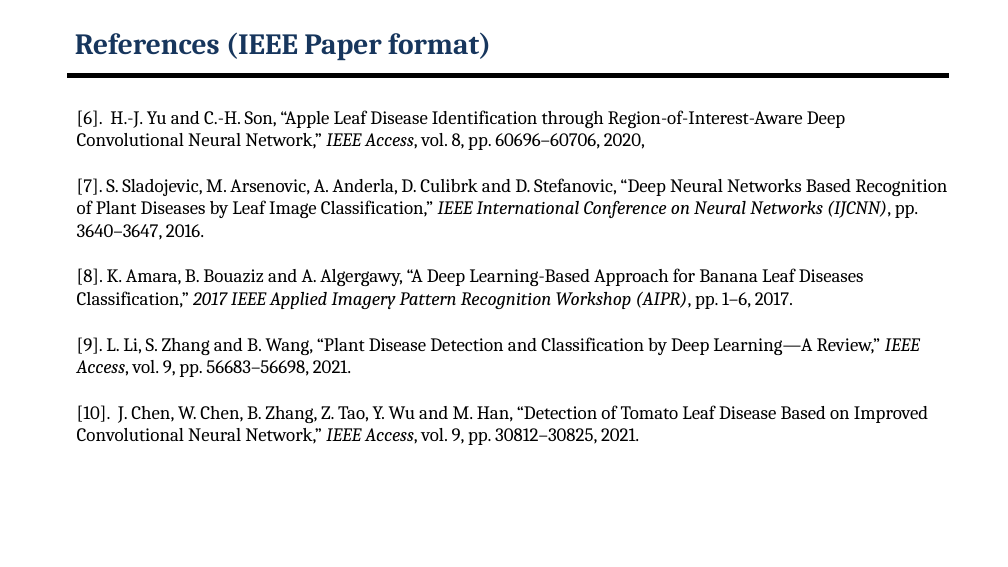
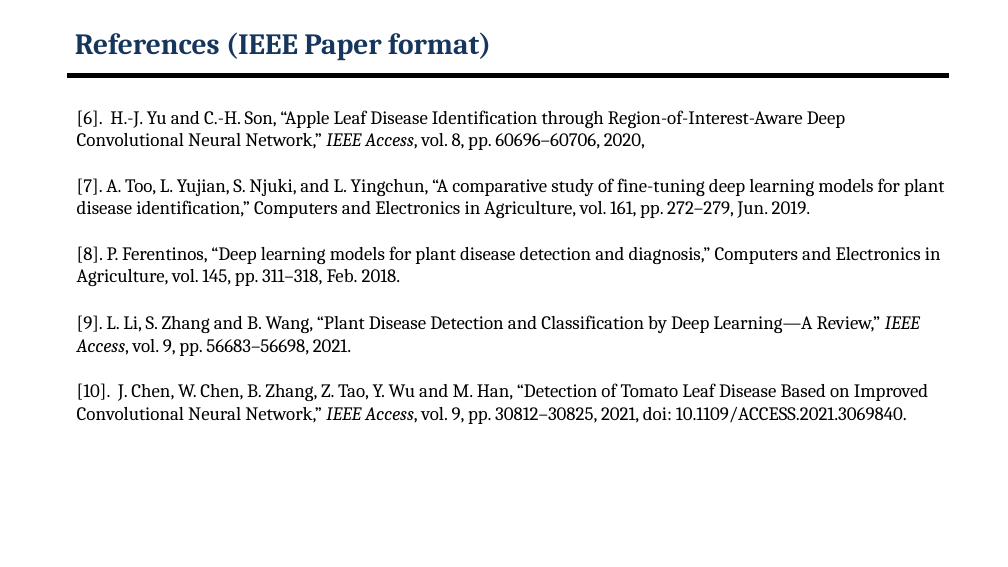
Before and after one commit to harshithahaa/AI-driven-Crop-Disease-Prediction-and-Management-System, a slide deck: slide 15 of ISE23_AI-Driven Crop Disease Prediction and Management System_Review2.pptx (slide 16 before the commit). Drawn at 1008x567 pixels with LibreOffice and Linux fonts; fonts in the diff are those of the drawing; background and template pictures are left out. Boxes give left, top, right and bottom in pixels: in the first picture for what was removed or moved away, otherwise in the second. Text is boxed around its words. In the diff, an @@ line names an element or a change of style, - is before the commit and + after.

```diff
--- a/ISE23_AI-Driven Crop Disease Prediction and Management System_Review2.pptx
+++ b/ISE23_AI-Driven Crop Disease Prediction and Management System_Review2.pptx
@@ text at (77,178,945,286): text changed @@
-[7]. S. Sladojevic, M. Arsenovic, A. Anderla, D. Culibrk and D. Stefanovic, “Deep Neural Networks Based Recognition of Plant Diseases by Leaf Image Classification,” IEEE International Conference on Neural Networks (IJCNN), pp. 3640–3647, 2016.
-[8]. K. Amara, B. Bouaziz and A. Algergawy, “A Deep Learning-Based Approach for Banana Leaf Diseases Classification,” 2017 IEEE Applied Imagery Pattern Recognition Workshop (AIPR), pp. 1–6, 2017.
+[7]. A. Too, L. Yujian, S. Njuki, and L. Yingchun, “A comparative study of fine-tuning deep learning models for plant disease identification,” Computers and Electronics in Agriculture, vol. 161, pp. 272–279, Jun. 2019.
+[8]. P. Ferentinos, “Deep learning models for plant disease detection and diagnosis,” Computers and Electronics in Agriculture, vol. 145, pp. 311–318, Feb. 2018.
@@ text at (77,383,928,424): text changed @@
-[10]. J. Chen, W. Chen, B. Zhang, Z. Tao, Y. Wu and M. Han, “Detection of Tomato Leaf Disease Based on Improved Convolutional Neural Network,” IEEE Access, vol. 9, pp. 30812–30825, 2021.
+[10]. J. Chen, W. Chen, B. Zhang, Z. Tao, Y. Wu and M. Han, “Detection of Tomato Leaf Disease Based on Improved Convolutional Neural Network,” IEEE Access, vol. 9, pp. 30812–30825, 2021, doi: 10.1109/ACCESS.2021.3069840.
```
Also in this commit, not shown: 5 other slides changed, 1 slide removed, 1 other file.
